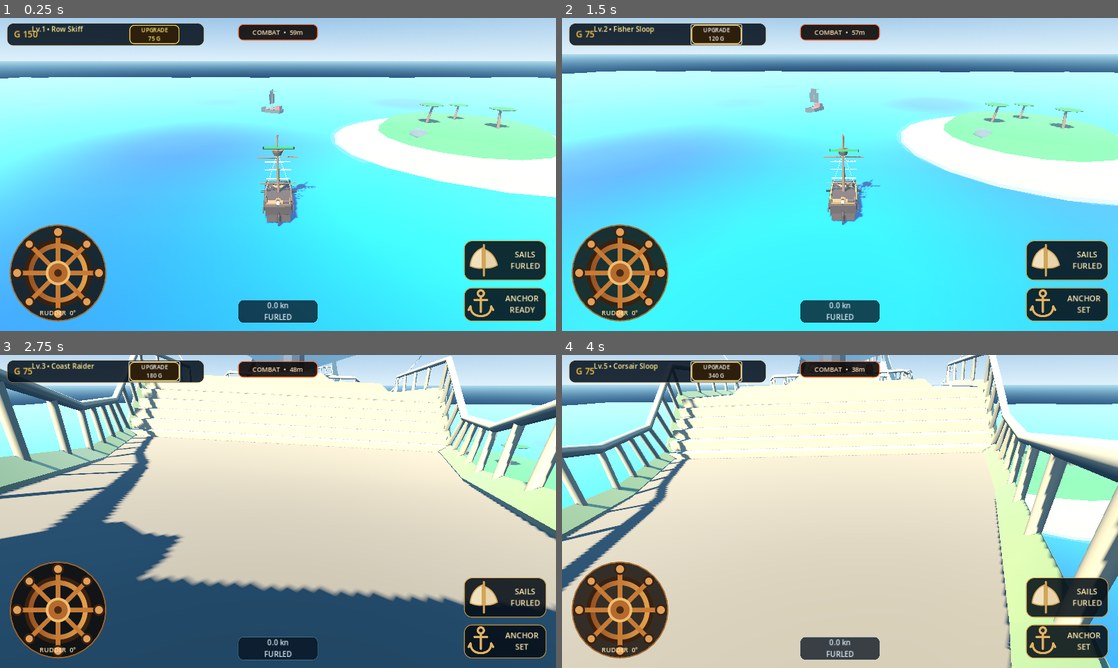
Above: before the commit, frames 1-4 (two rows, left to right).
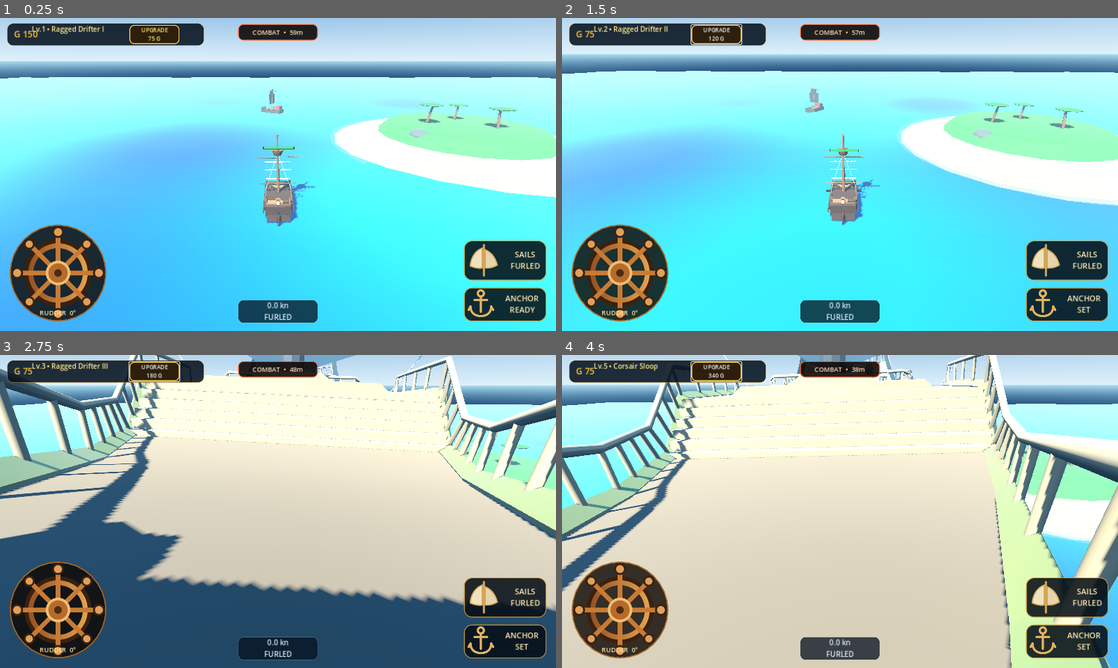
Above: after the commit, the same moments.

Repository: za99405com-ui/Pirate-Seasonline
Game: Godot game, scene res://scenes/world/world.tscn
Two runs of this game, one before a commit and one after it. Both use one fixed random seed, a clock stepped at 60 frames per second and the inputs below.
Inputs:
- Up to frame 1 (0.25 s): no input
- Up to frame 2 (1.5 s): click "ANCHOR READY" at 0.5 s; click "UPGRADE 75 G" at 1.25 s
- Up to frame 3 (2.75 s): click "UPGRADE 120 G" at 2 s
- Up to frame 4 (4 s): click "UPGRADE 180 G" at 2.75 s; click "UPGRADE 250 G" at 3.5 s

The runs differ from the first frame. In frame 1, 0.1% of the frame differs, in the area x 10-54%, y 2-58%; in frame 2, 0.2%, in the area x 9-55%, y 2-61%; in frame 3, 0.1%; in frame 4, nothing differs.

Commit message:
Redesign Ragged Drifter levels 1 to 3

Diff:
--- a/godot_game/scripts/data/ship_progression_data.gd
+++ b/godot_game/scripts/data/ship_progression_data.gd
@@ -51,28 +51,28 @@
 	if not _levels.is_empty():
 		return
 
-	# LEVEL 1
+	# LEVEL 1 — same Ragged Drifter hull, badly worn and without weapons/sailing rig.
 	_levels[1] = LevelInfo.new(
-		1, "Row Skiff", "Small primitive skiff. Single mast and simple canvas.",
-		100.0, 13.0, 1.45, 4.0, 30.0, 2.2, 20, 0,
-		["hull_base", "mast_main", "sail_main", "cannons_pair_1"],
-		["slot_cannon_port_1", "slot_cannon_starboard_1", "slot_sail_main"]
+		1, "Ragged Drifter I", "A battered starter hull. No cannon and no travel sail yet. Maximum speed: 10 kn.",
+		90.0, 10.0, 1.50, 3.5, 0.0, 99.0, 18, 0,
+		[],
+		[]
 	)
 
-	# LEVEL 2
+	# LEVEL 2 — repair the same hull, improve speed, add the first cannon pair.
 	_levels[2] = LevelInfo.new(
-		2, "Fisher Sloop", "Improved deck planks and a small provision crate.",
-		110.0, 13.3, 1.48, 4.1, 32.0, 2.15, 23, 75,
-		["hull_base", "mast_main", "sail_main", "cannons_pair_1", "deck_trim", "crate_small"],
-		["slot_cannon_port_1", "slot_cannon_starboard_1", "slot_sail_main", "slot_storage_crate"]
+		2, "Ragged Drifter II", "The same hull, partly repaired. Speed improves and the first cannon pair is installed.",
+		105.0, 11.5, 1.52, 3.9, 30.0, 2.4, 22, 75,
+		["cannons_pair_1"],
+		["slot_cannon_port_1", "slot_cannon_starboard_1"]
 	)
 
-	# LEVEL 3
+	# LEVEL 3 — add the main sail and unlock Travel Speed.
 	_levels[3] = LevelInfo.new(
-		3, "Coast Raider", "Extended bowsprit, carved stern balcony and a rum barrel for morale.",
-		122.0, 13.6, 1.52, 4.25, 34.0, 2.1, 26, 120,
-		["hull_base", "mast_main", "sail_main", "cannons_pair_1", "deck_trim", "crate_small", "barrel_small", "bowsprit_spar", "stern_extension"],
-		["slot_cannon_port_1", "slot_cannon_starboard_1", "slot_sail_main", "slot_storage_crate", "slot_cosmetic_bow"]
+		3, "Ragged Drifter III", "Main sail installed. Open/close the sail manually and keep a straight course to unlock Travel Speed.",
+		120.0, 12.5, 1.55, 4.2, 34.0, 2.2, 26, 120,
+		["cannons_pair_1"],
+		["slot_cannon_port_1", "slot_cannon_starboard_1", "slot_sail_main"]
 	)
 
 	# LEVEL 4
